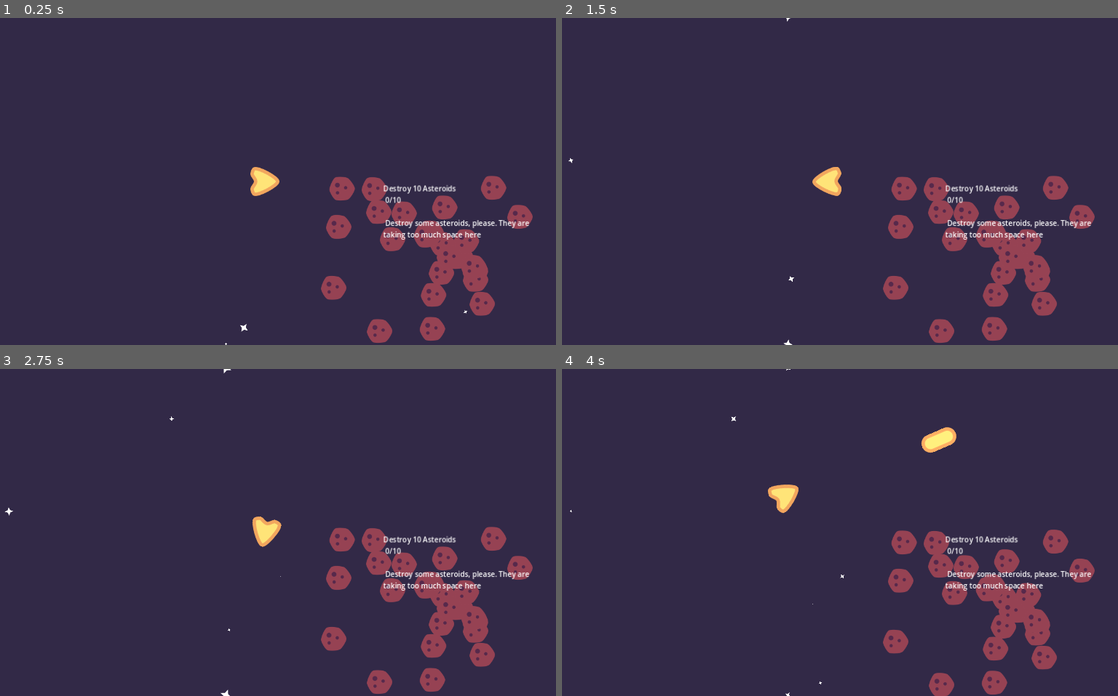
Above: before the commit, frames 1-4 (two rows, left to right).
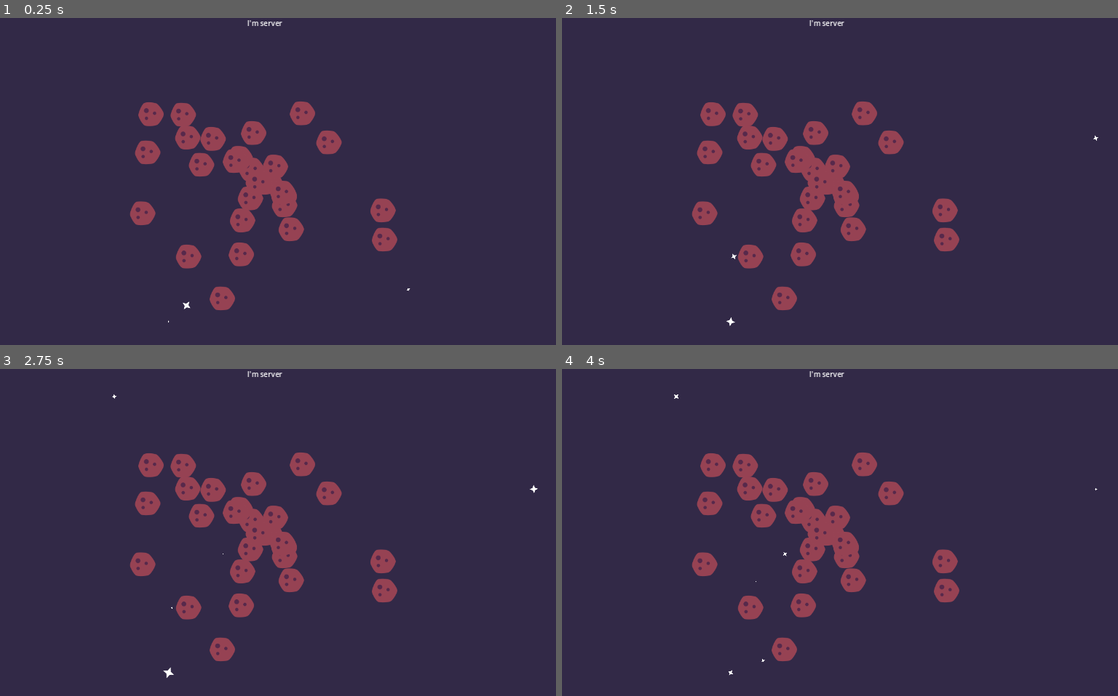
Above: after the commit, the same moments.

Repository: PacktPublishing/The-Essential-Guide-to-Creating-Multiplayer-Games-with-Godot-4.0
Game: Godot game, scene res://09.prototyping-space-adventure/Levels/World.tscn
Two runs of this game, one before a commit and one after it. Both use one fixed random seed, a clock stepped at 60 frames per second and the inputs below. The project has no main scene, so this scene is started directly.
Inputs (mouse positions are in pixels of both pictures, inside the frame that each line leads up to):
- Up to frame 1 (0.25 s): no input
- Up to frame 2 (1.5 s): tap Enter at 0.5 s; move the mouse to (956, 165) at 0.52 s; hold D (move_right) 0.53-1.28 s; tap F (interact) at 0.6, 1.35 s; click (956, 165) at 0.67 s; tap Space (jump) at 0.77 s; move the mouse to (712, 197) at 1.27 s; hold S (move_down) from 1.28 s (still down)
- Up to frame 3 (2.75 s): tap Space (jump) at 1.52 s; move the mouse to (322, 460) at 2.02 s; release S (move_down) at 2.03 s; hold D (move_right) from 2.03 s (still down); tap F (interact) at 2.1 s
- Up to frame 4 (4 s): tap Space (jump) at 2.75, 3.02, 3.77 s; move the mouse to (795, 597) at 2.77 s; release D (move_right) at 2.78 s; hold W (move_up) 2.78-3.53 s; tap F (interact) at 2.85, 3.6 s; click (795, 597) at 2.92 s; move the mouse to (1001, 581) at 3.52 s; hold A (move_left) from 3.53 s (still down)

The runs differ from the first frame. In frame 1, 11% of the frame differs, in the area x 23-96%, y 0-100%; in frame 2, 11%; in frame 3, 11%; in frame 4, 12%, in the area x 1-97%, y 0-100%.

Commit message:
Update topdown adventure to match book

Diff:
--- a/source/09.prototyping-space-adventure/Actors/Player/Player2D.gd
+++ b/source/09.prototyping-space-adventure/Actors/Player/Player2D.gd
@@ -11,9 +11,21 @@
 @onready var camera = $Camera2D
 
 
+@rpc("any_peer", "call_local")
+func setup_multiplayer(player_id):
+	var self_id = multiplayer.get_unique_id()
+	var is_player = self_id == player_id
+	set_process(is_player)
+	set_physics_process(is_player)
+	camera.enabled = is_player
+	if is_player:
+		camera.make_current()
+	set_multiplayer_authority(player_id)
+
+
 func _process(delta):
 	if Input.is_action_pressed(shoot_action):
-		weapon.fire()
+		weapon.rpc("fire")
 
 
 func _physics_process(delta):
--- a/source/09.prototyping-space-adventure/Actors/Player/Player2D.tscn
+++ b/source/09.prototyping-space-adventure/Actors/Player/Player2D.tscn
@@ -12,6 +12,20 @@
 
 [sub_resource type="CircleShape2D" id="CircleShape2D_lehnl"]
 radius = 32.0
+
+[sub_resource type="SceneReplicationConfig" id="SceneReplicationConfig_522eh"]
+properties/0/path = NodePath(".:position")
+properties/0/spawn = true
+properties/0/sync = true
+properties/1/path = NodePath(".:top_level")
+properties/1/spawn = true
+properties/1/sync = true
+properties/2/path = NodePath("Spaceship:position")
+properties/2/spawn = true
+properties/2/sync = true
+properties/3/path = NodePath("Spaceship:rotation")
+properties/3/spawn = true
+properties/3/sync = true
 
 [node name="Player" type="Node2D"]
 script = ExtResource("1_1p2et")
@@ -47,3 +61,7 @@
 drag_vertical_enabled = true
 editor_draw_limits = true
 editor_draw_drag_margin = true
+
+[node name="MultiplayerSynchronizer" type="MultiplayerSynchronizer" parent="."]
+replication_config = SubResource("SceneReplicationConfig_522eh")
+visibility_update_mode = 1
--- a/source/09.prototyping-space-adventure/Authentication.gd
+++ b/source/09.prototyping-space-adventure/Authentication.gd
@@ -11,7 +11,7 @@
 
 
 func _ready():
-	if multiplayer.get_unique_id() == 1:
+	if multiplayer.is_server():
 		peer.create_server(PORT)
 		multiplayer.multiplayer_peer = peer
 		load_database()
--- a/source/09.prototyping-space-adventure/Levels/World.gd
+++ b/source/09.prototyping-space-adventure/Levels/World.gd
@@ -3,11 +3,32 @@
 @onready var asteroid_spawner = $Asteroids
 @onready var player_spawner = $Players
 
+
 func _ready():
-	for i in 30:
-		asteroid_spawner.spawn()
-	create_spaceship()
+	if not multiplayer.get_unique_id() == 1:
+		await(get_tree().create_timer(0.1).timeout)
+		rpc_id(1, "sync_world")
+		rpc_id(1, "create_spaceship")
+	else:
+		for i in 30:
+			asteroid_spawner.spawn()
 
 
+@rpc("any_peer", "call_remote")
 func create_spaceship():
-	player_spawner.spawn()
+	var player_id = multiplayer.get_remote_sender_id()
+	var spaceship = preload("res://09.prototyping-space-adventure/Actors/Player/Player2D.tscn").instantiate()
+	spaceship.name = str(player_id)
+	$Players.add_child(spaceship)
+	await(get_tree().create_timer(0.1).timeout)
+	spaceship.rpc("setup_multiplayer", player_id)
+
+
+@rpc("any_peer", "call_local")
+func sync_world():
+	var player_id = multiplayer.get_remote_sender_id()
+	get_tree().call_group("Sync", "set_visibility_for", player_id, true)
+
+
+func _on_players_multiplayer_spawner_spawned(node):
+	node.rpc("setup_multiplayer", int(str(node.name)))
--- a/source/09.prototyping-space-adventure/Levels/World.tscn
+++ b/source/09.prototyping-space-adventure/Levels/World.tscn
@@ -7,6 +7,7 @@
 [ext_resource type="PackedScene" uid="uid://b230ar4eqdp0p" path="res://09.prototyping-space-adventure/Actors/Player/Player2D.tscn" id="4_iadtc"]
 [ext_resource type="PackedScene" uid="uid://cv516c45jx5rx" path="res://09.prototyping-space-adventure/Quests/QuestPanel.tscn" id="5_tt3bh"]
 [ext_resource type="Texture2D" uid="uid://bg1omk7qhoi2j" path="res://09.prototyping-space-adventure/Levels/Star.svg" id="6_qxfj5"]
+[ext_resource type="PackedScene" uid="uid://bgqhmuqytc84e" path="res://09.prototyping-space-adventure/Authentication.tscn" id="8_dmrke"]
 
 [sub_resource type="Curve" id="Curve_xtohv"]
 _data = [Vector2(0, 0), 0.0, 0.0, 0, 0, Vector2(0.5, 1), 0.0, 0.0, 0, 0, Vector2(1, 0), 0.0, 0.0, 0, 0]
@@ -29,6 +30,14 @@
 angle_max = 45.0
 scale_min = 0.3
 scale_curve = SubResource("CurveTexture_3p4qt")
+
+[sub_resource type="GDScript" id="GDScript_88vyb"]
+script/source = "extends Label
+
+
+func _ready():
+	visible = multiplayer.is_server()
+"
 
 [node name="Main" type="Node"]
 script = ExtResource("1_4v41m")
@@ -83,3 +92,25 @@
 texture = ExtResource("6_qxfj5")
 lifetime = 8.0
 preprocess = 4.0
+
+[node name="Authentication" parent="." instance=ExtResource("8_dmrke")]
+
+[node name="AsteroidsMultiplayerSpawner" type="MultiplayerSpawner" parent="."]
+_spawnable_scenes = PackedStringArray("res://09.prototyping-space-adventure/Objects/Asteroid/Asteroid.tscn")
+spawn_path = NodePath("../Asteroids")
+
+[node name="PlayersMultiplayerSpawner" type="MultiplayerSpawner" parent="."]
+_spawnable_scenes = PackedStringArray("res://09.prototyping-space-adventure/Actors/Player/Player2D.tscn")
+spawn_path = NodePath("../Players")
+
+[node name="Label" type="Label" parent="."]
+anchors_preset = 10
+anchor_right = 1.0
+offset_bottom = 23.0
+grow_horizontal = 2
+text = "I'm server"
+horizontal_alignment = 1
+vertical_alignment = 1
+script = SubResource("GDScript_88vyb")
+
+[connection signal="spawned" from="PlayersMultiplayerSpawner" to="." method="_on_players_multiplayer_spawner_spawned"]
--- a/source/09.prototyping-space-adventure/SpaceShooterLobby.gd
+++ b/source/09.prototyping-space-adventure/LoggingScreen.gd
@@ -79,7 +79,7 @@
 
 
 func _on_StartButton_pressed():
-	rpc_id(get_multiplayer_authority(), "start_game")
+	rpc_id(1, "start_game")
 
 
 @rpc("authority", "call_local")
--- a/source/09.prototyping-space-adventure/SpaceShooterLobby.tscn
+++ b/source/09.prototyping-space-adventure/LoggingScreen.tscn
@@ -1,6 +1,6 @@
 [gd_scene load_steps=3 format=3 uid="uid://lm1efw3330du"]
 
-[ext_resource type="Script" path="res://09.prototyping-space-adventure/SpaceShooterLobby.gd" id="1_2s3ym"]
+[ext_resource type="Script" path="res://09.prototyping-space-adventure/LoggingScreen.gd" id="1_3kpg8"]
 
 [sub_resource type="LabelSettings" id="LabelSettings_oymwe"]
 font_color = Color(1, 0.2, 0.2, 1)
@@ -20,7 +20,7 @@
 anchor_bottom = 1.0
 grow_horizontal = 2
 grow_vertical = 2
-script = ExtResource("1_2s3ym")
+script = ExtResource("1_3kpg8")
 next_scene = "res://09.prototyping-space-adventure/Levels/World.tscn"
 
 [node name="UserLineEdit" type="LineEdit" parent="Authentication"]
--- a/source/09.prototyping-space-adventure/MainMenu.tscn
+++ b/source/09.prototyping-space-adventure/MainMenu.tscn
@@ -11,7 +11,7 @@
 grow_vertical = 2
 script = ExtResource("1_1d1nr")
 server_scene = "res://09.prototyping-space-adventure/Levels/World.tscn"
-client_scene = "res://09.prototyping-space-adventure/SpaceShooterLobby.tscn"
+client_scene = "res://09.prototyping-space-adventure/LoggingScreen.tscn"
 
 [node name="Label" type="Label" parent="."]
 layout_mode = 1
--- a/source/09.prototyping-space-adventure/Objects/Asteroid/Asteroid.gd
+++ b/source/09.prototyping-space-adventure/Objects/Asteroid/Asteroid.gd
@@ -7,17 +7,6 @@
 @onready var animator = $AnimationPlayer
 
 
-@rpc("authority", "call_local")
-func explode():
-	animator.play("explode")
-
-
-@rpc("any_peer", "call_local")
-func hit():
-	animator.play("hit")
-
-
-@rpc("any_peer", "call_local")
 func apply_damage(damage):
 	health -= damage
 	if health < 1:
@@ -26,11 +15,22 @@
 		rpc("hit")
 
 
+@rpc("authority", "call_local")
+func explode():
+	animator.play("explode")
+
+
+@rpc("authority", "call_local")
+func hit():
+	animator.play("hit")
+
+
 func _on_hurt_area_2d_damage_taken(damage):
-	rpc_id(1, "apply_damage", damage)
+	if multiplayer.is_server():
+		apply_damage(damage)
 
 
 func _on_animation_player_animation_finished(anim_name):
-	if is_multiplayer_authority():
+	if multiplayer.is_server():
 		if anim_name == "explode":
 			queue_free()
--- a/source/09.prototyping-space-adventure/Objects/Asteroid/Asteroid.tscn
+++ b/source/09.prototyping-space-adventure/Objects/Asteroid/Asteroid.tscn
@@ -233,6 +233,14 @@
 [sub_resource type="PhysicsMaterial" id="PhysicsMaterial_l1uus"]
 bounce = 0.2
 
+[sub_resource type="SceneReplicationConfig" id="SceneReplicationConfig_krk3o"]
+properties/0/path = NodePath(".:position")
+properties/0/spawn = true
+properties/0/sync = true
+properties/1/path = NodePath(".:top_level")
+properties/1/spawn = true
+properties/1/sync = true
+
 [node name="Asteroid" type="Node2D"]
 process_priority = -1
 material = ExtResource("1_6nhu5")
@@ -275,6 +283,10 @@
 [node name="QuestProgress" parent="." instance=ExtResource("6_ocy4h")]
 quest_id = "asteroid_1"
 
+[node name="MultiplayerSynchronizer" type="MultiplayerSynchronizer" parent="." groups=["Sync"]]
+replication_config = SubResource("SceneReplicationConfig_krk3o")
+public_visibility = false
+
 [connection signal="tree_exiting" from="." to="QuestProgress" method="increase_progress"]
 [connection signal="animation_finished" from="AnimationPlayer" to="." method="_on_animation_player_animation_finished"]
 [connection signal="damage_taken" from="HurtArea2D" to="." method="_on_hurt_area_2d_damage_taken"]
--- a/source/09.prototyping-space-adventure/Quests/PlayerProgress.json
+++ b/source/09.prototyping-space-adventure/Quests/PlayerProgress.json
@@ -1,6 +1,14 @@
 {
-  "asteroid_1": {
-	"completed": false,
-	"progress": 0
-  }
+   "user1":{
+	  "asteroid_1":{
+		 "completed":false,
+		 "progress":4
+	  }
+   },
+   "user2":{
+	  "asteroid_1":{
+		 "completed":false,
+		 "progress":2
+	  }
+   }
 }
--- a/source/09.prototyping-space-adventure/Quests/QuestDatabase.gd
+++ b/source/09.prototyping-space-adventure/Quests/QuestDatabase.gd
@@ -8,11 +8,12 @@
 var progress_database = {}
 
 func _ready():
-	load_database()
+	if multiplayer.is_server():
+		load_database()
 
 
 func _notification(notification):
-	if notification == NOTIFICATION_WM_CLOSE_REQUEST:
+	if notification == NOTIFICATION_WM_CLOSE_REQUEST and multiplayer.is_server():
 		store_database()
 
 
@@ -33,23 +34,27 @@
 	progress_database_file.close()
 
 
-func get_player_quests():
+@rpc("any_peer", "call_remote")
+func get_player_quests(user):
+	var requester_id = multiplayer.get_remote_sender_id()
 	var quests = {}
-	for quest in progress_database:
+	for quest in progress_database[user]:
 		var quest_data = {}
 		quest_data["id"] = quest
 		quest_data["title"] = get_title(quest)
 		quest_data["description"] = get_description(quest)
 		quest_data["target_amount"] = get_target_amount(quest)
-		quest_data["current_amount"] = get_progress(quest)
-		quest_data["completed"] = get_completion(quest)
+		quest_data["current_amount"] = get_progress(quest, user)
+		quest_data["completed"] = get_completion(quest, user)
 		quests[quest] = quest_data
-	return quests
+		Quests.rpc_id(requester_id, "create_quest", quest_data)
 
 
-func update_player_progress(quest_id, current_amount, completed):
-	progress_database[quest_id]["progress"] = current_amount
-	progress_database[quest_id]["completed"] = completed
+@rpc("any_peer", "call_remote")
+func update_player_progress(quest_id, current_amount, completed, user):
+	if multiplayer.is_server():
+		progress_database[user][quest_id]["progress"] = current_amount
+		progress_database[user][quest_id]["completed"] = completed
 
 
 func get_title(quest_id):
@@ -64,9 +69,9 @@
 	return quest_database[quest_id]["target_amount"]
 
 
-func get_progress(quest_id):
-	return progress_database[quest_id]["progress"]
+func get_progress(quest_id, user):
+	return progress_database[user][quest_id]["progress"]
 
 
-func get_completion(quest_id):
-	return progress_database[quest_id]["completed"]
+func get_completion(quest_id, user):
+	return progress_database[user][quest_id]["completed"]
--- a/source/09.prototyping-space-adventure/Quests/QuestPanel.gd
+++ b/source/09.prototyping-space-adventure/Quests/QuestPanel.gd
@@ -1,6 +1,7 @@
 extends ScrollContainer
 
 var quest_labels = {}
+
 
 func _ready():
 	Quests.quest_created.connect(add_quest)
--- a/source/09.prototyping-space-adventure/Quests/QuestSingleton.gd
+++ b/source/09.prototyping-space-adventure/Quests/QuestSingleton.gd
@@ -7,11 +7,13 @@
 
 
 func retrieve_quests():
-	var player_quests = QuestDatabase.get_player_quests()
-	for quest in player_quests:
-		create_quest(player_quests[quest])
+	if multiplayer.is_server():
+		return
+	await(get_tree().create_timer(0.1).timeout)
+	QuestDatabase.rpc_id(1, "get_player_quests", AuthenticationCredentials.user)
 
 
+@rpc("authority", "call_remote")
 func create_quest(quest_data):
 	var quest = quest_scene.instantiate()
 	quest.id = quest_data["id"]
@@ -30,7 +32,7 @@
 		return
 	var quest = quests[quest_id]
 	quest.current_amount += amount
-	QuestDatabase.update_player_progress(quest_id, quest.current_amount, quest.completed)
+	QuestDatabase.rpc_id(1, "update_player_progress", quest_id, quest.current_amount, quest.completed, AuthenticationCredentials.user)
 
 
 func get_quest(quest_id):
Not shown: 1 places in source/09.prototyping-space-adventure/Actors/Player/Player2D.tscn that only renumber resources
Not shown: 1 places in source/09.prototyping-space-adventure/Levels/World.tscn that only renumber resources
Not shown: 1 places in source/09.prototyping-space-adventure/Objects/Asteroid/Asteroid.tscn that only renumber resources
